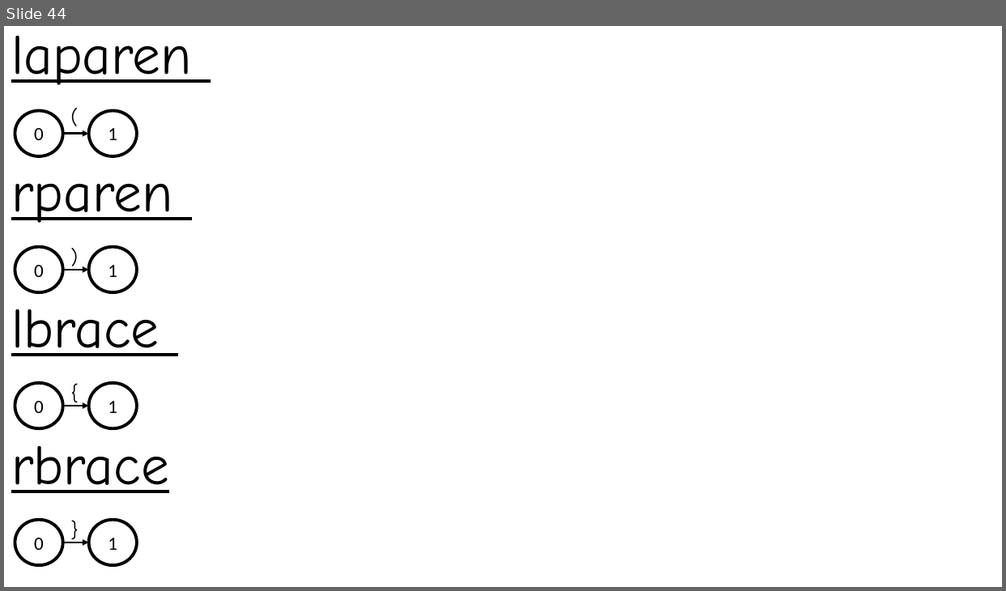
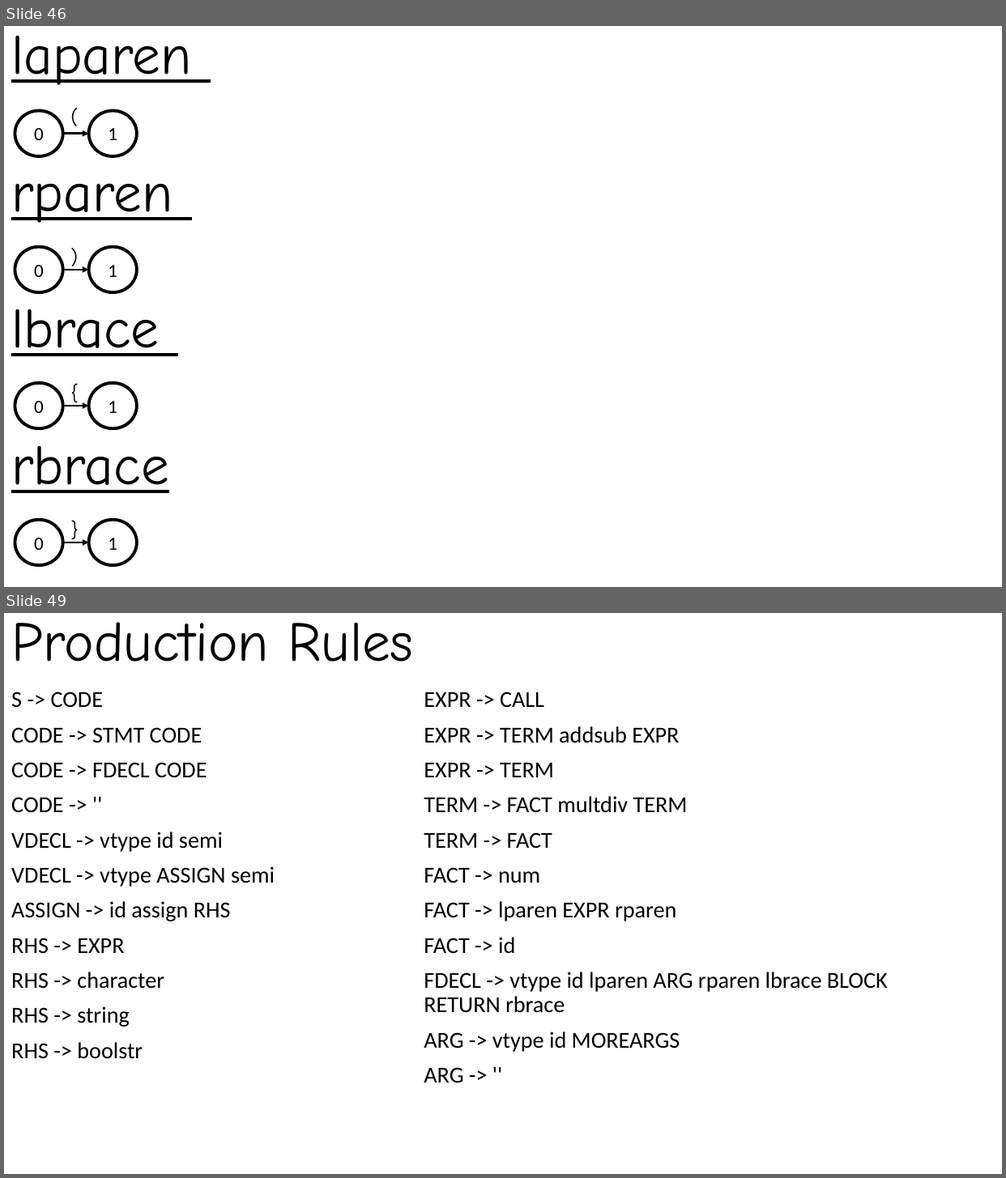
Before and after one commit to Absy-Serendipity/compiler, a slide deck: regular expression/NFA_DFA.pptx. Shown one above the other, each under a label of ours: slide 44 before the commit, slides 46 and 49 after it; the slides between them are not shown. The pictures are 1006x591 and 1006x1178 pixels, drawn with LibreOffice and Linux fonts; fonts in the diff are those of the drawing. Boxes give left, top, right and bottom in pixels: in the first picture for what was removed or moved away, otherwise in the second. Text is boxed around its words. In the diff, an @@ line names an element or a change of style, - is before the commit and + after.

```diff
--- a/regular expression/NFA_DFA.pptx
+++ b/regular expression/NFA_DFA.pptx
@@ slide 49 added at bbox=[4, 613, 1002, 1174], background #FFFFFF @@
@@ title added at bbox=[11, 622, 413, 662], 54 pt, text #000000 @@
+Production Rules
@@ subtitle added at bbox=[11, 692, 275, 1059], 22 pt, text #000000 @@
+S -> CODE
+CODE -> STMT CODE
+CODE -> FDECL CODE
+CODE -> ''
+VDECL -> vtype id semi
+VDECL -> vtype ASSIGN semi
+ASSIGN -> id assign RHS
+RHS -> EXPR
+RHS -> character
+RHS -> string
+RHS -> boolstr
@@ text added at bbox=[424, 692, 888, 1083], 22 pt, text #000000 @@
+EXPR -> CALL
+EXPR -> TERM addsub EXPR
+EXPR -> TERM
+TERM -> FACT multdiv TERM
+TERM -> FACT
+FACT -> num
+FACT -> lparen EXPR rparen
+FACT -> id
+FDECL -> vtype id lparen ARG rparen lbrace BLOCK RETURN rbrace
+ARG -> vtype id MOREARGS
+ARG -> ''
@@ what was slide 44 is now slide 46 @@
```
Also in this commit, not shown: 2 slides changed, 7 other slides added, 29 other files.
